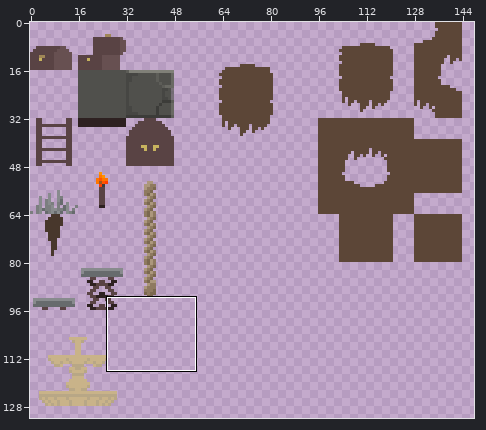
A pixel-art file gets an edit: PixelEngine/res/sprites/tiles.aseprite. Above, an overview of the earlier version with the close-up marked.
Close-up. Before the commit:
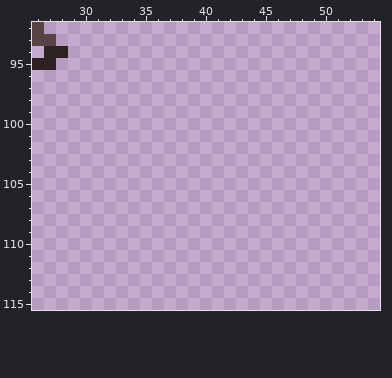
256x256 pixels, 1 frame. Colours within 5 levels of each other are drawn and written as one. Shown: x 26..54, y 92..115. The wide view leaves out empty margins.
And afterwards:
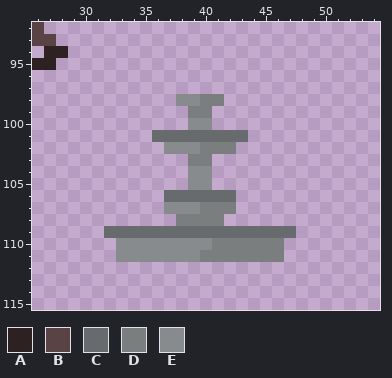
Palette (. is transparent): A #2e2121  B #594344  C #676b6d  D #7b7e7f  E #888b8d
The edit:
y 98: x 38..41 .... -> EEDD
y 99: x 39..40 .. -> DD
y 100: x 39..40 .. -> EE
y 101: x 36..43 ........ -> CCCCCCCC
y 102: x 37..42 ...... -> EEEDDD
y 103: x 39..40 .. -> DD
y 104..105: x 39..40 .. -> EE
y 106: x 37..42 ...... -> CCCCCC
y 107: x 37..42 ...... -> EEEDDD
y 108: x 38..41 .... -> DDDD
y 109: x 32..47 ................ -> CCCCCCCCCCCCCCCC
y 110: x 33..46 .............. -> EEEEEEEEDDDDDD
y 111: x 33..46 .............. -> EEEEEEEDDDDDDD
Boxes around the changes in both close-ups, in picture pixels (x1, y1, x2, y2):
added: (104, 94, 296, 262)
